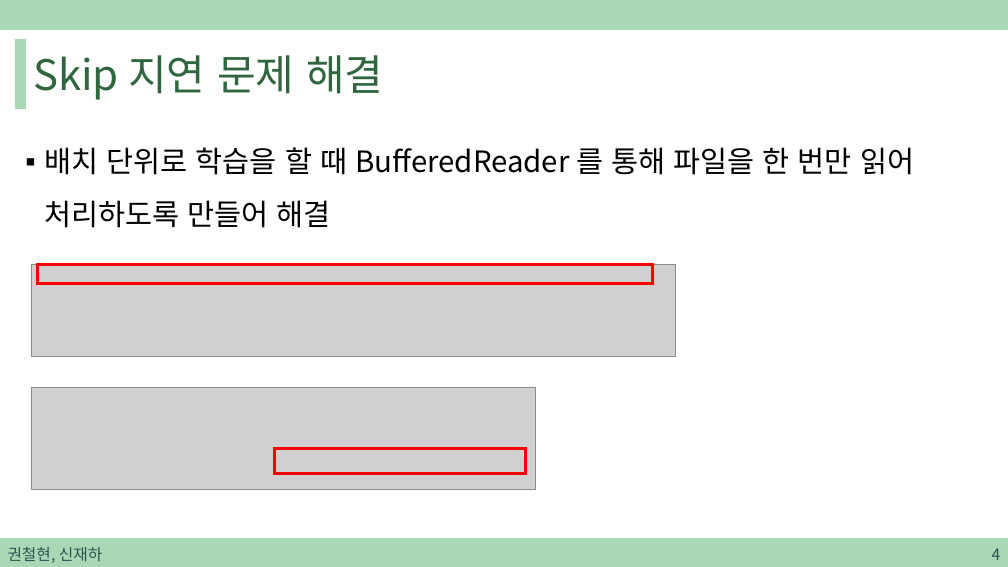
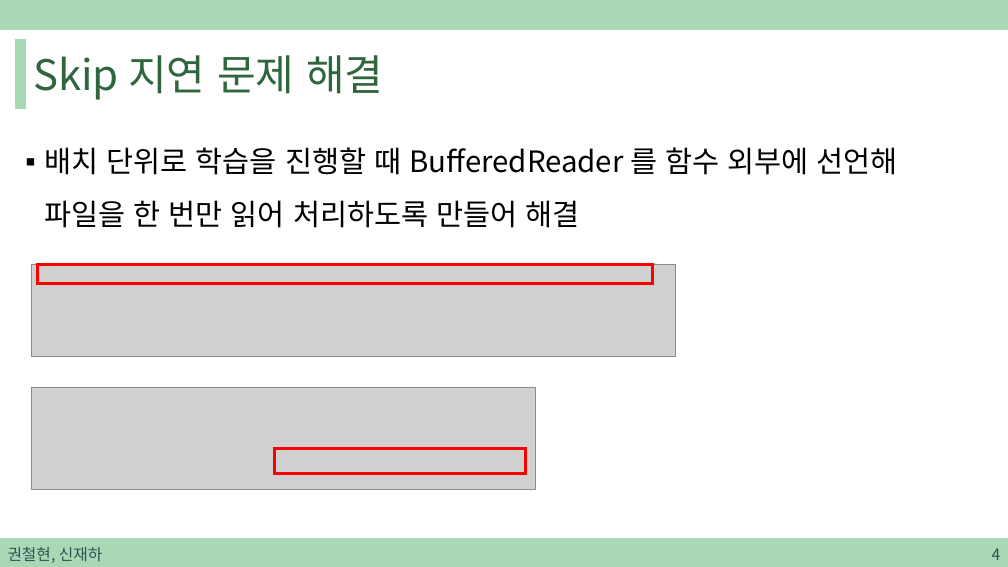
Before and after one commit to sjh4287/capston, a slide deck: slide 4 of 2022.02.18/권철현,신재하.pptx. Drawn at 1008x567 pixels with LibreOffice and Linux fonts; fonts in the diff are those of the drawing; grey boxes stand for pictures. Boxes give left, top, right and bottom in pixels: in the first picture for what was removed or moved away, otherwise in the second. Text is boxed around its words. In the diff, an @@ line names an element or a change of style, - is before the commit and + after.

```diff
--- a/2022.02.18/권철현,신재하.pptx
+++ b/2022.02.18/권철현,신재하.pptx
@@ text at [44, 147, 898, 228]: text changed @@
-▪ 배치 단위로 학습을 할 때 BufferedReader 를 통해 파일을 한 번만 읽어 처리하도록 만들어 해결
+▪ 배치 단위로 학습을 진행할 때 BufferedReader 를 함수 외부에 선언해 파일을 한 번만 읽어 처리하도록 만들어 해결
```
Also in this commit, not shown: 2 other slides changed, 5 slides added.
